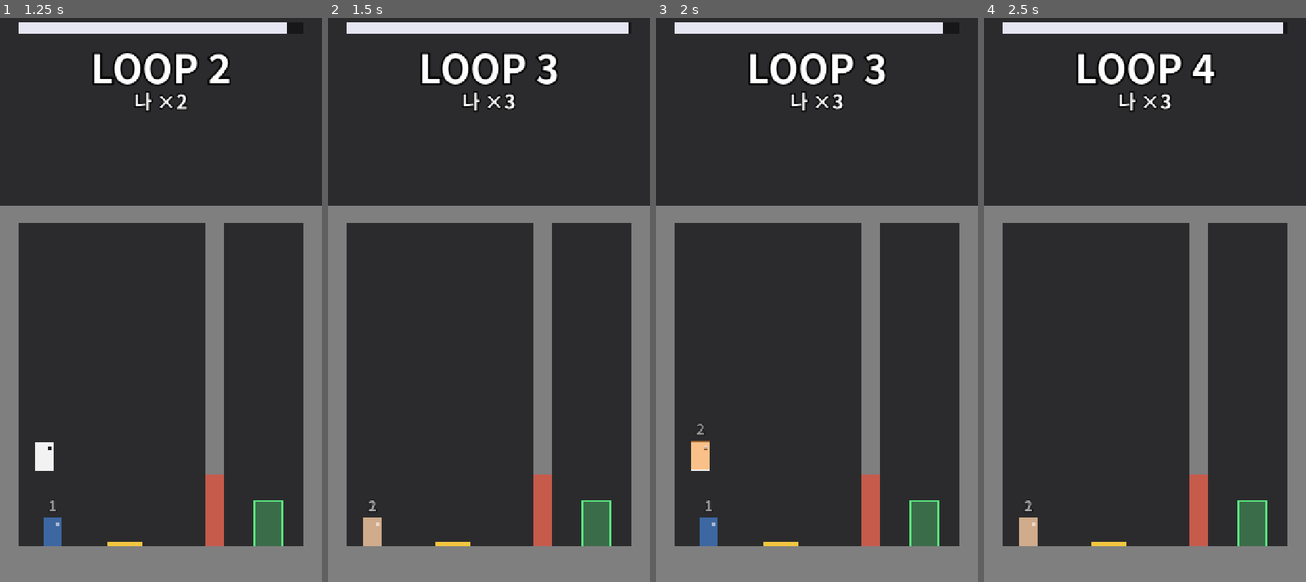
Above: before the commit, frames 1-4 (left to right).
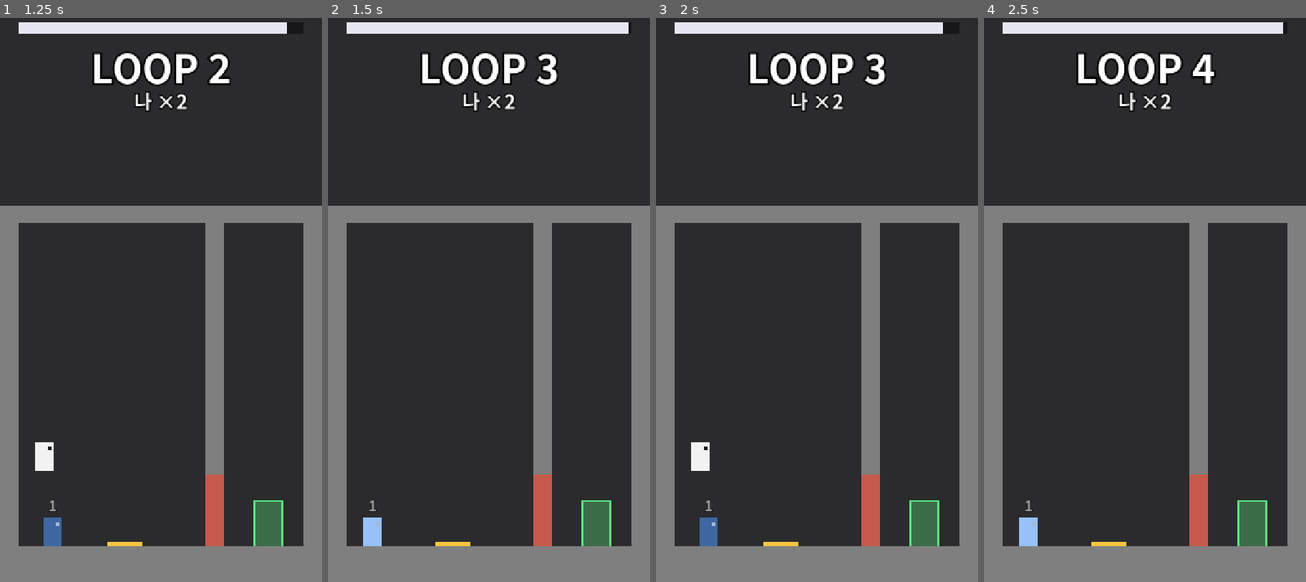
Above: after the commit, the same moments.

Repository: djkdb/echo-loop
Game: Godot game, scene res://game/main.tscn
The game is run twice, just before and just after one commit, with the same random seed, the same clock (stepped at 60 frames per second) and the same inputs.
Inputs:
- Up to frame 1 (1.25 s): tap Enter at 0.5 s; hold D (move_right) from 0.53 s (still down); tap R (end_loop) at 0.6 s; tap Space (jump) at 0.77 s
- Up to frame 2 (1.5 s): keep holding D (move_right); tap R (end_loop) at 1.35 s
- Up to frame 3 (2 s): keep holding D (move_right); tap Space (jump) at 1.52 s
- Up to frame 4 (2.5 s): release D (move_right) at 2.03 s; hold A (move_left) from 2.03 s (still down); tap E (interact) at 2.1 s; tap R (end_loop) at 2.3 s

Frame 1 is identical in both runs. In frame 2, 0.4% of the frame differs, in the area x 10-59%, y 13-94%; in frame 3, 0.4%, in the area x 10-59%, y 13-81%; in frame 4, 0.4%.

Commit message:
chore: per-level loop settings and backlog
- loop_seconds·max_ghosts를 Level export로 이동, LoopManager.start_level()이 레벨 값을 읽음
  (level_1_2: 10초, 고스트 1명 / level_test: 10초, 2명)
- CLAUDE.md: levels/level.gd 공용 스크립트 예외, 레벨 위쪽 y 240~440 릴스 텍스트 자리 규칙
- docs/BACKLOG.md: 패러독스 요소(레버/반전 문), 촬영용 디버그 키, 폰트 서브셋, 고스트 위 1틱 파고듦

Co-Authored-By: Claude Opus 5.5 <noreply@anthropic.com>
Claude-Session: https://claude.ai/code/session_012uqn4BG6ySUPafZFc9J89x

Diff:
--- a/game/loop_manager.gd
+++ b/game/loop_manager.gd
@@ -14,23 +14,19 @@
 ## 지금의 나가 출구에 닿았을 때. 이후 타이머가 멈추고 R/Shift+R로만 다시 시작한다.
 signal stage_cleared
 
-@export var loop_seconds: float = 10.0
-@export var max_ghosts: int = 2
 @export var player: Player
 @export var ghosts_root: Node2D
 @export var ghost_scene: PackedScene
 
+## start_level()에서 레벨 값으로 정해진다.
 var loop_ticks: int = 0
+var max_ghosts: int = 0
 ## 이번 루프에서 지난 물리 틱 수 (0 ~ loop_ticks).
 var tick: int = 0
 var loop_index: int = 1
 var cleared: bool = false
 
 var _ghosts: Array[Ghost] = []
-
-
-func _ready() -> void:
-	loop_ticks = int(loop_seconds * Engine.physics_ticks_per_second)
 
 
 func _physics_process(_delta: float) -> void:
@@ -70,6 +66,13 @@
 	_reset_all()
 
 
+## 레벨의 루프 길이·고스트 상한을 읽고 스테이지를 처음부터 시작한다.
+func start_level(level: Level) -> void:
+	loop_ticks = int(level.loop_seconds * Engine.physics_ticks_per_second)
+	max_ghosts = level.max_ghosts
+	restart_stage()
+
+
 func clear_stage() -> void:
 	if cleared:
 		return
--- a/game/main.gd
+++ b/game/main.gd
@@ -22,5 +22,5 @@
 	_level_root.add_child(level)
 	_player.spawn_point = level.spawn_point
 	level.exit.reached.connect(_loop_manager.clear_stage)
-	# 레벨이 붙은 뒤에 한 번 전체 리셋해야 Player가 이 레벨의 SpawnPoint에서 시작한다.
-	_loop_manager.restart_stage()
+	# 레벨이 붙은 뒤에 시작해야 Player가 이 레벨의 SpawnPoint에서, 이 레벨의 루프 설정으로 시작한다.
+	_loop_manager.start_level(level)
--- a/levels/level.gd
+++ b/levels/level.gd
@@ -1,6 +1,9 @@
 class_name Level
 extends Node2D
 ## 레벨 씬 루트. Main이 여기서 스폰 위치와 출구를 받아 Player·LoopManager에 연결한다.
+## 루프 길이·고스트 상한은 스테이지마다 다르므로(기획서: 6~15초, 1~4명) 레벨이 갖고, LoopManager가 읽는다.
 
 @export var spawn_point: Marker2D
 @export var exit: Exit
+@export var loop_seconds: float = 10.0
+@export var max_ghosts: int = 2
--- a/levels/level_1_2.tscn
+++ b/levels/level_1_2.tscn
@@ -24,6 +24,7 @@
 script = ExtResource("1_level")
 spawn_point = NodePath("SpawnPoint")
 exit = NodePath("Exit")
+max_ghosts = 1
 
 [node name="Background" type="Polygon2D" parent="."]
 color = Color(0.17, 0.17, 0.18, 1)
Not shown, changed: CLAUDE.md
Not shown, added: docs/BACKLOG.md
